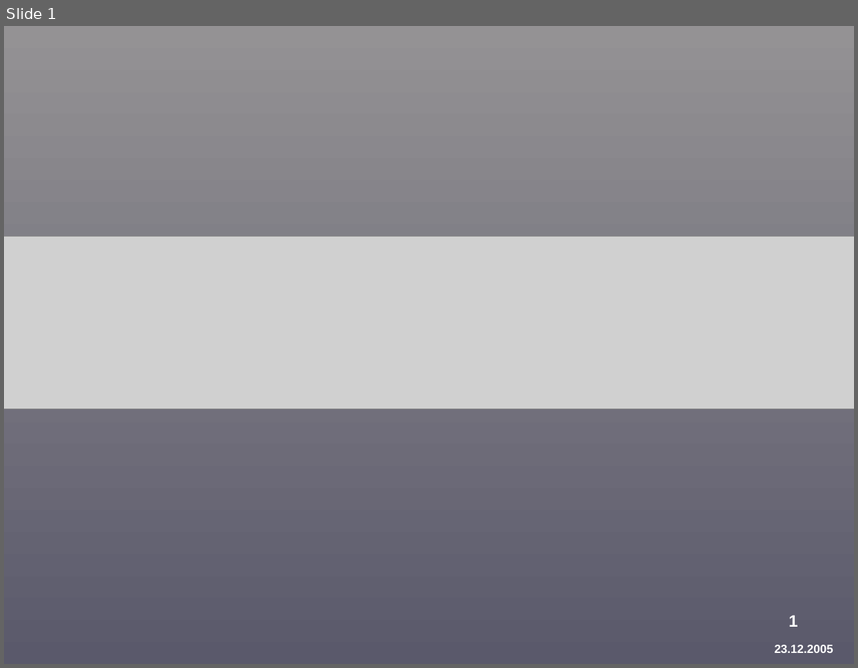
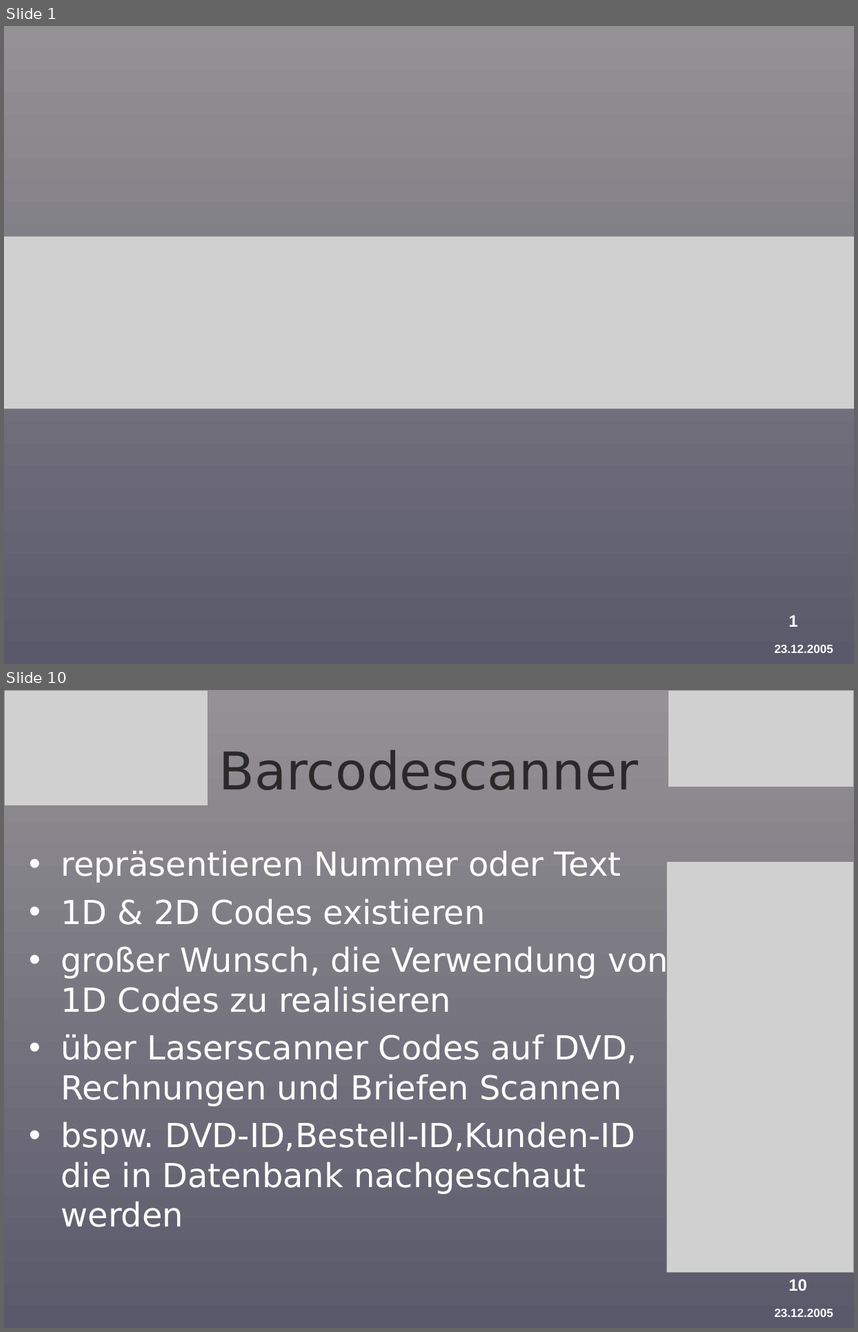
Before and after one commit to BackupTheBerlios/provirent-svn, a slide deck: docu/präsentation/Provirent-Vortrag-1-Schneider.ppt. Shown one above the other, each under a label of ours: slide 1 before the commit, slides 1 and 10 after it; the slides between them are not shown. The pictures are 858x668 and 858x1332 pixels, drawn with LibreOffice and Linux fonts; fonts in the diff are those of the drawing; grey boxes stand for pictures; background and template pictures are left out. Boxes give left, top, right and bottom in pixels: in the first picture for what was removed or moved away, otherwise in the second. Text is boxed around its words. In the diff, an @@ line names an element or a change of style, - is before the commit and + after.

```diff
--- a/docu/präsentation/Provirent-Vortrag-1-Schneider.ppt
+++ b/docu/präsentation/Provirent-Vortrag-1-Schneider.ppt
@@ slide 10 added at (4,690,854,1328), background gradient #949294 to #5A596B; not listed: 2 template elements that a slide beside it also shows @@
@@ picture added at (4,690,208,806) @@
@@ picture added at (668,690,854,787) @@
@@ title added at (219,750,639,790), 44 pt, text #292929 @@
+Barcodescanner
@@ text added at (61,850,668,1227), 28 pt, text #FFFFFF @@
+• repräsentieren Nummer oder Text
+• 1D & 2D Codes existieren
+• großer Wunsch, die Verwendung von 1D Codes zu realisieren
+• über Laserscanner Codes auf DVD, Rechnungen und Briefen Scannen
+• bspw. DVD-ID,Bestell-ID,Kunden-ID die in Datenbank nachgeschaut werden
@@ picture added at (667,862,854,1272) @@
```
Also in this commit, not shown: 1 slide changed, 10 other slides added, 1 slide removed, 2 other files.
